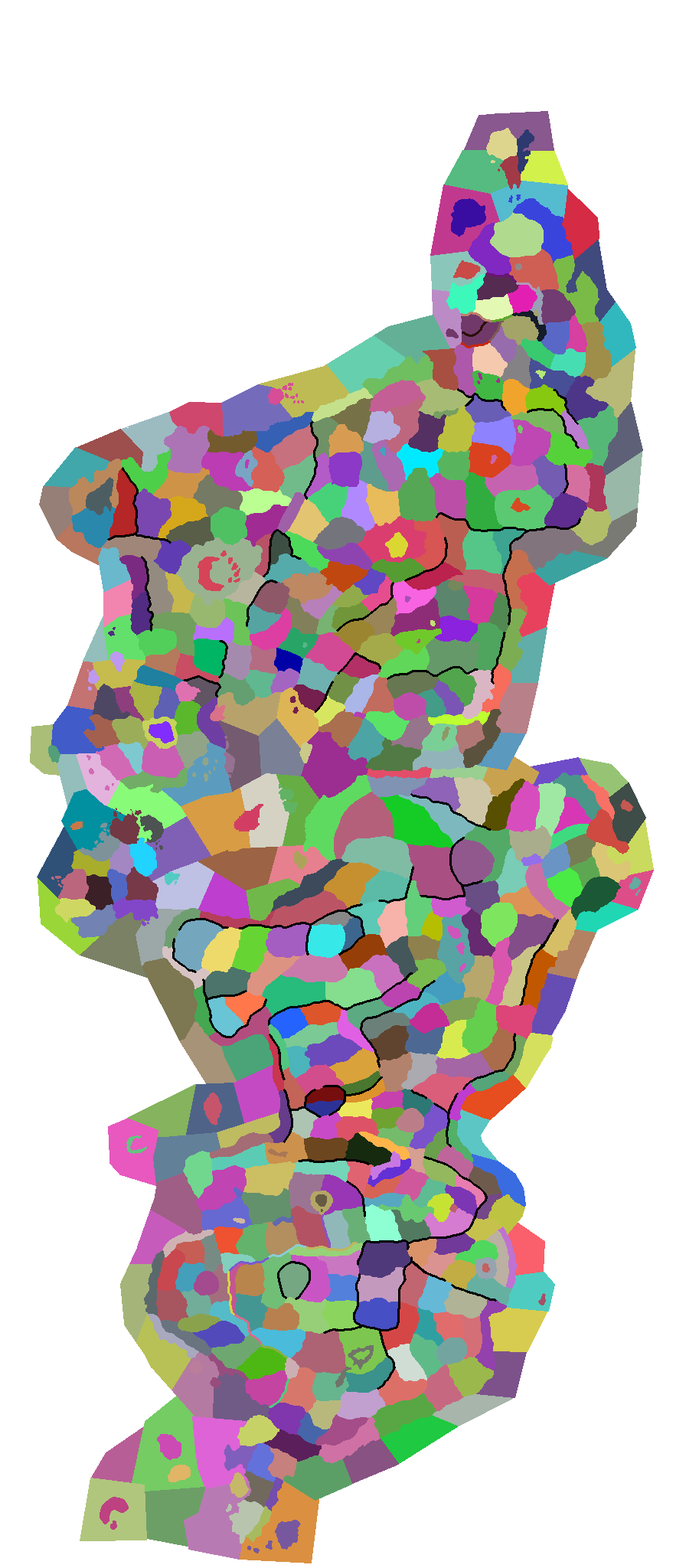
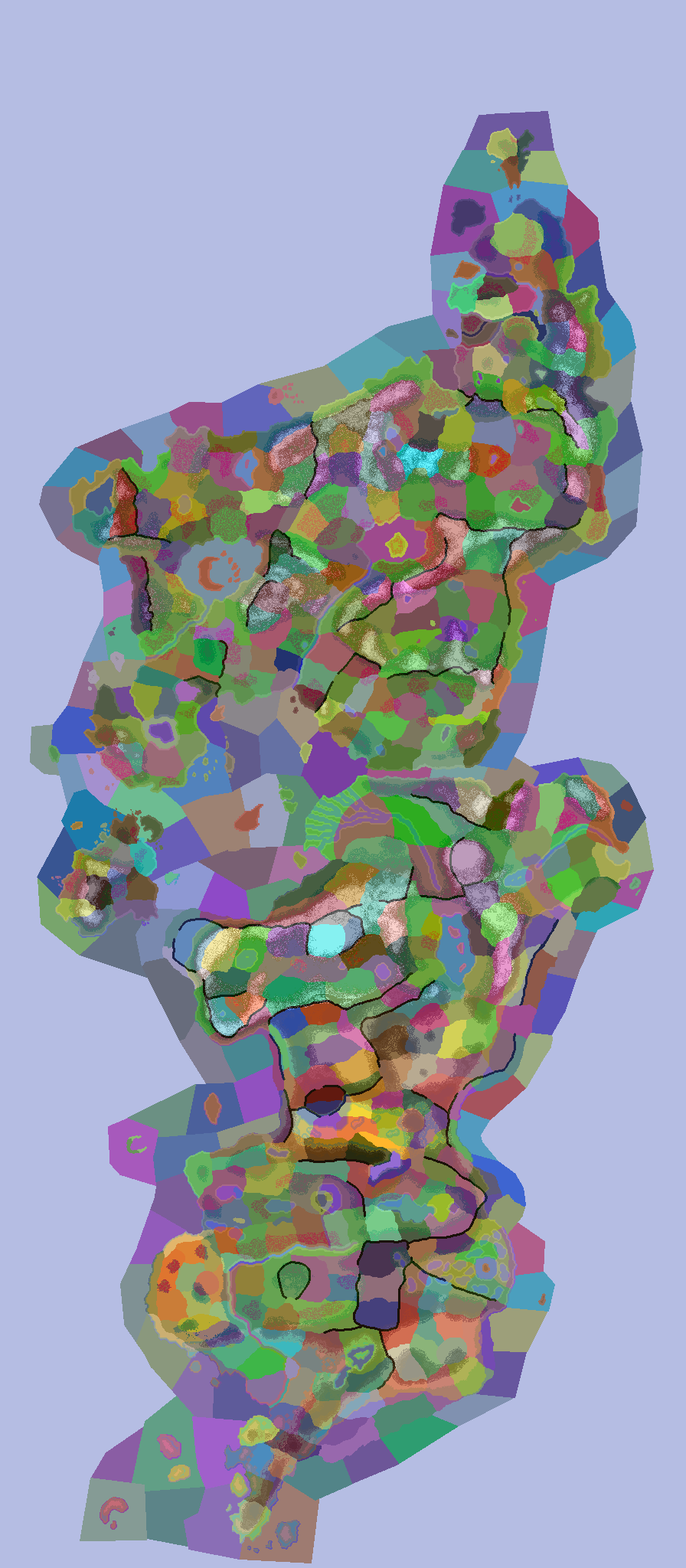
Revision of a layered 686 x 1568 image; what changed, layer by layer:
added layer "Layer #1" (40%) above "provinces.bmp" over bbox(0, 0, 686, 1568)
painted on "provinces.bmp" over bbox(127, 271, 596, 621)
